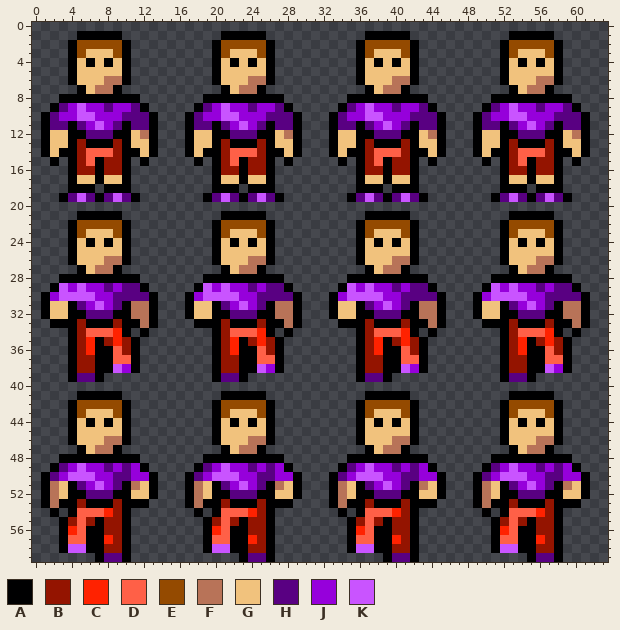
Two states of a pixel-art sprite, images/youngboy.png. Above: the version before the commit.
The file is 64x60 pixels.
Palette (. is transparent): A #000001  B #941400  C #ff2200  D #ff6047  E #944a00  F #b87358  G #f1c27d  H #590082  J #9600db  K #c954ff
Pixels before (only the part around the change), first column x 0:
 0 ................................................................
 1 .....AAAAA...........AAAAA...........AAAAA...........AAAAA......
 2 ....AEEEEEA.........AEEEEEA.........AEEEEEA.........AEEEEEA.....
 3 ....AEGGGEA.........AEGGGEA.........AEGGGEA.........AEGGGEA.....
 4 ....AGAGAGA.........AGAGAGA.........AGAGAGA.........AGAGAGA.....
 5 ....AGGGGGA.........AGGGGGA.........AGGGGGA.........AGGGGGA.....
 6 ....AGGGFFA.........AGGGFFA.........AGGGFFA.........AGGGFFA.....
 7 .....AGFFA...........AGFFA...........AGFFA...........AGFFA......
 8 ...AAAAAAAAA.......AAAAAAAAA.......AAAAAAAAA.......AAAAAAAAA....
 9 ..AHJKJJHJJHA.....AHJKJJHJJHA.....AHJKJJHJJHA.....AHJKJJHJJHA...
10 .AHJJKKJJJHHHA...AHJJKKJJJHHHA...AHJJKKJJJHHHA...AHJJKKJJJHHHA..
11 .AHHAHJKJHAHHA...AHHAHJKJHAHHA...AHHAHJKJHAHHA...AHHAHJKJHAHHA..
12 .AGGAAHHHAAGFA...AGGAAHHHAAGFA...AGGAAHHHAAGFA...AGGAAHHHAAGFA..
13 .AGGABAAABAGGA...AGGABAAABAGGA...AGGABAAABAGGA...AGGABAAABAGGA..
14 .AGAABDDDBAAGA...AGAABDDDBAAGA...AGAABDDDBAAGA...AGAABDDDBAAGA..
15 ..A.ABDABBA.A.....A.ABDABBA.A.....A.ABDABBA.A.....A.ABDABBA.A...
16 ....ABBABBA.........ABBABBA.........ABBABBA.........ABBABBA.....
17 ....AGGAGGA.........AGGAGGA.........AGGAGGA.........AGGAGGA.....
18 ....AAA.AAA.........AAA.AAA.........AAA.AAA.........AAA.AAA.....
19 ...AHKHAHKHA.......AHKHAHKHA.......AHKHAHKHA.......AHKHAHKHA....
20 ................................................................
21 .....AAAAA...........AAAAA...........AAAAA...........AAAAA......
22 ....AEEEEEA.........AEEEEEA.........AEEEEEA.........AEEEEEA.....
23 ....AEGGGEA.........AEGGGEA.........AEGGGEA.........AEGGGEA.....
24 ....AGAGAGA.........AGAGAGA.........AGAGAGA.........AGAGAGA.....
25 ....AGGGGGA.........AGGGGGA.........AGGGGGA.........AGGGGGA.....
26 ....AGGGFFA.........AGGGFFA.........AGGGFFA.........AGGGFFA.....
27 .....AGFFA...........AGFFA...........AGFFA...........AGFFA......
28 ...AAAAAAAAA.......AAAAAAAAA.......AAAAAAAAA.......AAAAAAAAA....
29 ..AKJKJJHJHHA.....AKJKJJHJHHA.....AKJKJJHJHHA.....AKJKJJHJHHA...
30 .AJKKKKJJHHHHA...AJKKKKJJHHHHA...AJKKKKJJHHHHA...AJKKKKJJHHHHA..
31 .AGGAHJKJHAFFA...AGGAHJKJHAFFA...AGGAHJKJHAFFA...AGGAHJKJHAFFA..
32 .AGGAAHHHAAFFA...AGGAAHHHAAFFA...AGGAAHHHAAFFA...AGGAAHHHAAFFA..
33 ..AAABAAABAAFA....AAABAAABAAFA....AAABAAABAAFA....AAABAAABAAFA..
34 ....ABDDDCA.A.......ABDDDCA.A.......ABDDDCA.A.......ABDDDCA.A...
35 ....ABCABCBA........ABCABCBA........ABCABCBA........ABCABCBA....
36 ....ABCAADBA........ABCAADBA........ABCAADBA........ABCAADBA....
37 ....ABBAADDA........ABBAADDA........ABBAADDA........ABBAADDA....
38 ....ABBAAKJA........ABBAAKJA........ABBAAKJA........ABBAAKJA....
39 ....AHHA............AHHA............AHHA............AHHA........
40 ................................................................
41 .....AAAAA...........AAAAA...........AAAAA...........AAAAA......
42 ....AEEEEEA.........AEEEEEA.........AEEEEEA.........AEEEEEA.....
43 ....AEGGGEA.........AEGGGEA.........AEGGGEA.........AEGGGEA.....
44 ....AGAGAGA.........AGAGAGA.........AGAGAGA.........AGAGAGA.....
45 ....AGGGGGA.........AGGGGGA.........AGGGGGA.........AGGGGGA.....
46 ....AGGGFFA.........AGGGFFA.........AGGGFFA.........AGGGFFA.....
47 .....AGFFA...........AGFFA...........AGFFA...........AGFFA......
48 ...AAAAAAAAA.......AAAAAAAAA.......AAAAAAAAA.......AAAAAAAAA....
49 ..AHJKJJHJHJA.....AHJKJJHJHJA.....AHJKJJHJHJA.....AHJKJJHJHJA...
50 .AHJKKKJJHHJJA...AHJKKKJJHHJJA...AHJKKKJJHHJJA...AHJKKKJJHHJJA..
51 .AFGAHJKJHAFGA...AFGAHJKJHAFGA...AFGAHJKJHAFGA...AFGAHJKJHAFGA..
52 .AFGAAHHHAAGGA...AFGAAHHHAAGGA...AFGAAHHHAAGGA...AFGAAHHHAAGGA..
53 .AFAABAAABAAA....AFAABAAABAAA....AFAABAAABAAA....AFAABAAABAAA...
54 ..A.ADDDCBA.......A.ADDDCBA.......A.ADDDCBA.......A.ADDDCBA.....
55 ...ABDBABBA........ABDBABBA........ABDBABBA........ABDBABBA.....
56 ...ACDAABBA........ACDAABBA........ACDAABBA........ACDAABBA.....
57 ...ADDAACBA........ADDAACBA........ADDAACBA........ADDAACBA.....
58 ...AKKAABBA........AKKAABBA........AKKAABBA........AKKAABBA.....
59 .......AHHA............AHHA............AHHA............AHHA.....
And afterwards:
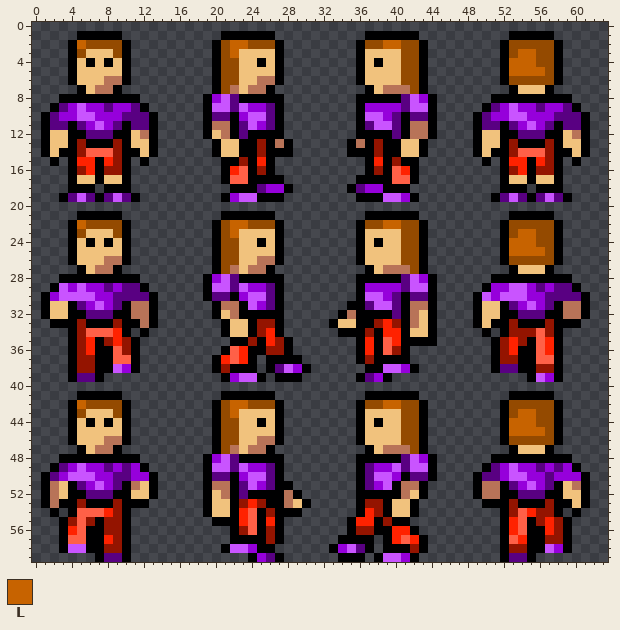
Colours new in this view: L #c76300
The exact change:
Changed rows in their new state; - is an unchanged pixel.
first column x 5:
 1 ---------------------A---------------A-------------------
 2 L----------------LL--EA-----------LL-EA------------------
 3 -----------------L--GGA---------G----EA----------LLE-----
 4 ----------------EE-GAGA------------GEEA---------LLLEE----
 5 ----------------EE---GA-------------EEA---------LLLLE----
 6 ----------------EE-G-FA------------GEEA---------EEEEE----
 7 ---------------AEFG-FA--------------FEA-----------GG-----
 8 ---------------JKH------------.-----HKJA-----------------
 9 -------------.AK-HKJ-HA.-----..AJ--JHKK------------------
10 ------------..AHHA-KK-A..---...A---HA--A.----------------
11 ------------..AFFAHKJHA..---...--K-HAFFA.----------------
12 ------------..AGFA-A--A..---...--AA--FFA.----------------
13 ------------...-GG----FA.---..AFAB--GGA..----------------
14 ------------...-GGAA---A.---..--ABAAGG-..----------------
15 CC-C---------.-.AABAC--.-----.-.AC--A--.--------CC-C-----
16 -C-------------.ACDA-----------.A--DC------------C-------
17 ---------------.ADDAA-A---------AA-DD--------------------
18 ---------------..-A-HJJA------AHJJA--.-------------------
19 --------------..AJKKAA--------.AAAKKJA.------------------
21 ---------------------A---------------A-------------------
22 L----------------LL--EA-----------LL-EA------------------
23 -----------------L--GGA---------G----EA----------LLE-----
24 ----------------EE-GAGA------------GEEA---------LLLEE----
25 ----------------EE---GA-------------EEA---------LLLLE----
26 ----------------EE-G-FA------------GEEA---------EEEEE----
27 ---------------AEFG-FA--------------FEA-----------GG-----
28 ---------------JKH------------.-----HKJA-----------------
29 -------------.AK-HKJ--A.-----..AJ--JHKK-------J--K-------
30 ------------..AHHA-KK-A..---...A---HA--A.----KJ----------
31 ------------...-FFAKJHA..---..A--K-HAF-A.----------------
32 ------------...-GFAA--A..---.AF--AA--FGA.----------------
33 -------------...AGG--B-..---AGG-ABCBAFGA.---AG---------A.
34 ---------------.AGGABCA.-----AA--ACCAGG------A---BB-B--.-
35 ---------------..A--ACBA--------CADCAA-A------ABCB-D-A.--
36 ---------------.ADC-A-BA--------CADBA..-------ABCA-DCA.--
37 ----------------CDC-.A-AA--------A--A..-------AB-A-D-A.--
38 -----------------A--.AHKJA-----.AAKKJA.-------AHHA-BBA.--
39 ---------------.AJKKA-AAA--------J-------------...-KJA---
41 ---------------------A---------------A-------------------
42 L----------------LL--EA-----------LL-EA------------------
43 -----------------L--GGA---------G----EA----------LLE-----
44 ----------------EE-GAGA------------GEEA---------LLLEE----
45 ----------------EE---GA-------------EEA---------LLLLE----
46 ----------------EE-G-FA------------GEEA---------EEEEE----
47 ---------------AEFG-FA--------------FEA-----------GG-----
48 ---------------JKH------------.-----HKJA-----------------
49 -------------.AK-HKJ--A.-----..AH--KHKK------------------
50 ------------..AHHA-KK-A..---...AH-K-A-HA.-----HJ-----J---
51 ------------..AFFAHKJHAA.---...----AFFA..-----F-------GF-
52 ------------..AGFA-A--AF----...--AAAFGA..-----F----------
53 ------------..-GG-BC---FGA--...--B-GG-..----.A---------GA
54 -------------.AGGACDABAAA----.--CBAGG--------.--B-CB---A-
55 --------------.AAACDACA--------CCABAA.--------.ACD--CBA--
56 --------------...-BDABA--------BB--CC---------.ACD-ACBA--
57 --------------...--AABA------A-AA.--DCA-------.A-C-A-BA--
58 --------------..AKKJA-------AJKHA.-AABA-------.ABB-AKJA--
59 ------------------.AJHA------AAA-AKKJ----------AHH-...---
Changed places in both pictures, as pixel boxes (x1, y1, x2, y2):
changed: (185, 31, 590, 562)
changed: (77, 40, 86, 49)
changed: (77, 157, 113, 175)
changed: (77, 220, 86, 229)
changed: (77, 400, 86, 409)
